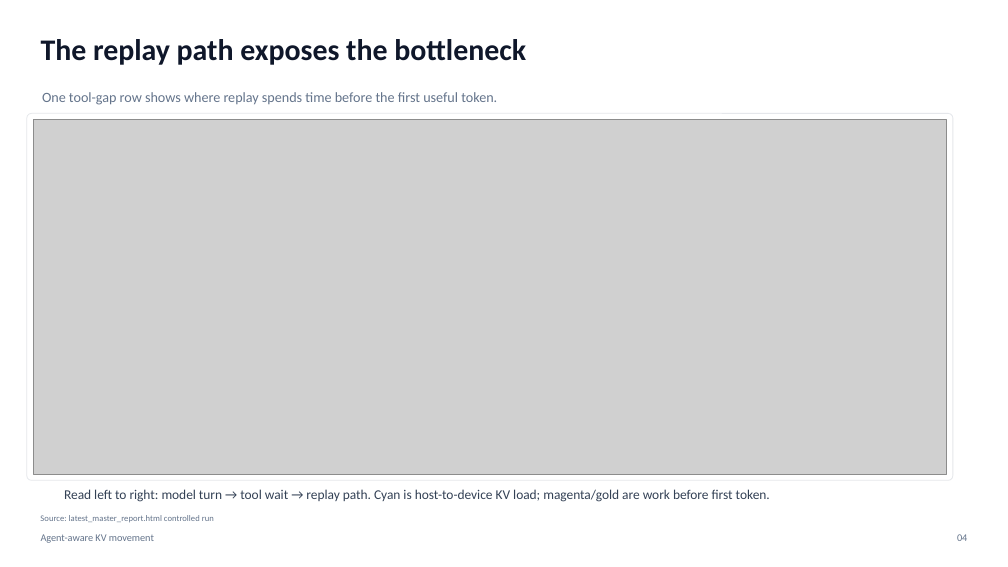
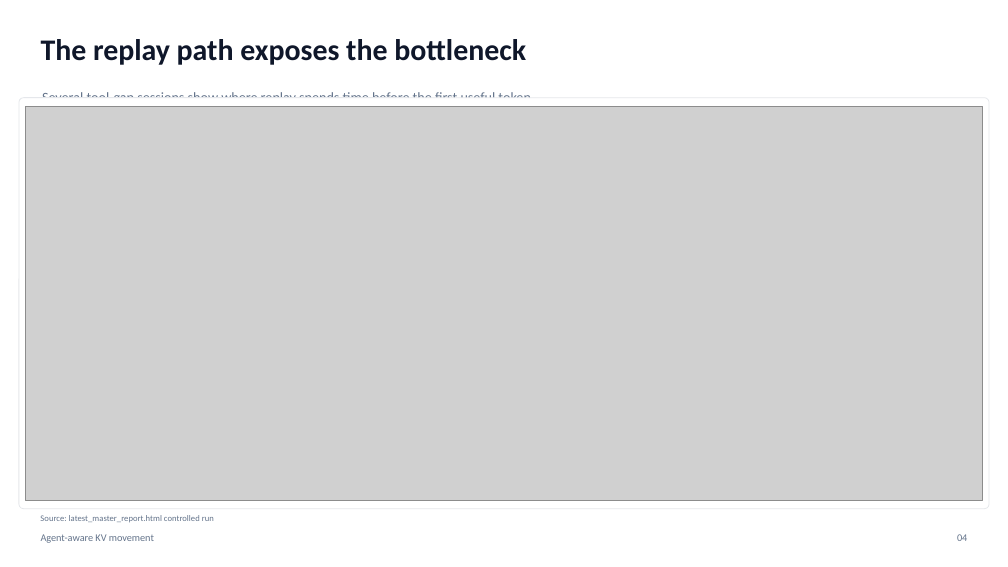
Before and after one commit to the308official-afk/agentic-hardware, a slide deck: slide 4 of sglang_direct_kv/artifacts/slides/agent_aware_kv_movement_manager_deck.pptx. Drawn at 1008x567 pixels with LibreOffice and Linux fonts; fonts in the diff are those of the drawing; grey boxes stand for pictures. Boxes give left, top, right and bottom in pixels: in the first picture for what was removed or moved away, otherwise in the second. Text is boxed around its words. In the diff, an @@ line names an element or a change of style, - is before the commit and + after.

Commit message:
Expand replay timeline view in manager deck

```diff
--- a/sglang_direct_kv/artifacts/slides/agent_aware_kv_movement_manager_deck.pptx
+++ b/sglang_direct_kv/artifacts/slides/agent_aware_kv_movement_manager_deck.pptx
@@ rounded rectangle: place and size @@
-rounded rectangle at [26,113,953,480]
+rounded rectangle at [19,98,989,509]
@@ rounded rectangle at [19,98,989,509]: proportions changed @@
@@ picture: place and size @@
-picture at [33,119,947,474]
+picture at [25,107,983,501]
@@ text at [42,92,534,98]: text changed @@
-One tool-gap row shows where replay spends time before the first useful token.
+Several tool-gap sessions show where replay spends time before the first useful token.
@@ text removed at [64,489,770,502] @@
-Read left to right: model turn → tool wait → replay path. Cyan is host-to-device KV load; magenta/gold are work before first token.
```
Also in this commit, not shown: 4 other files.
